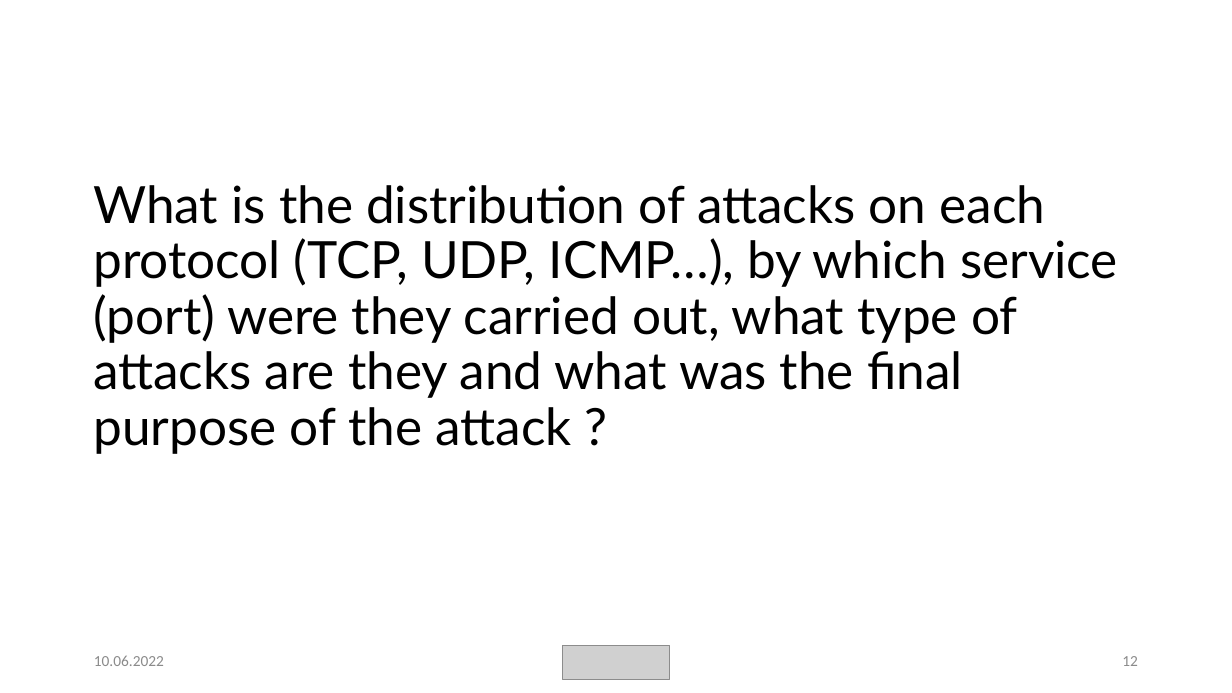
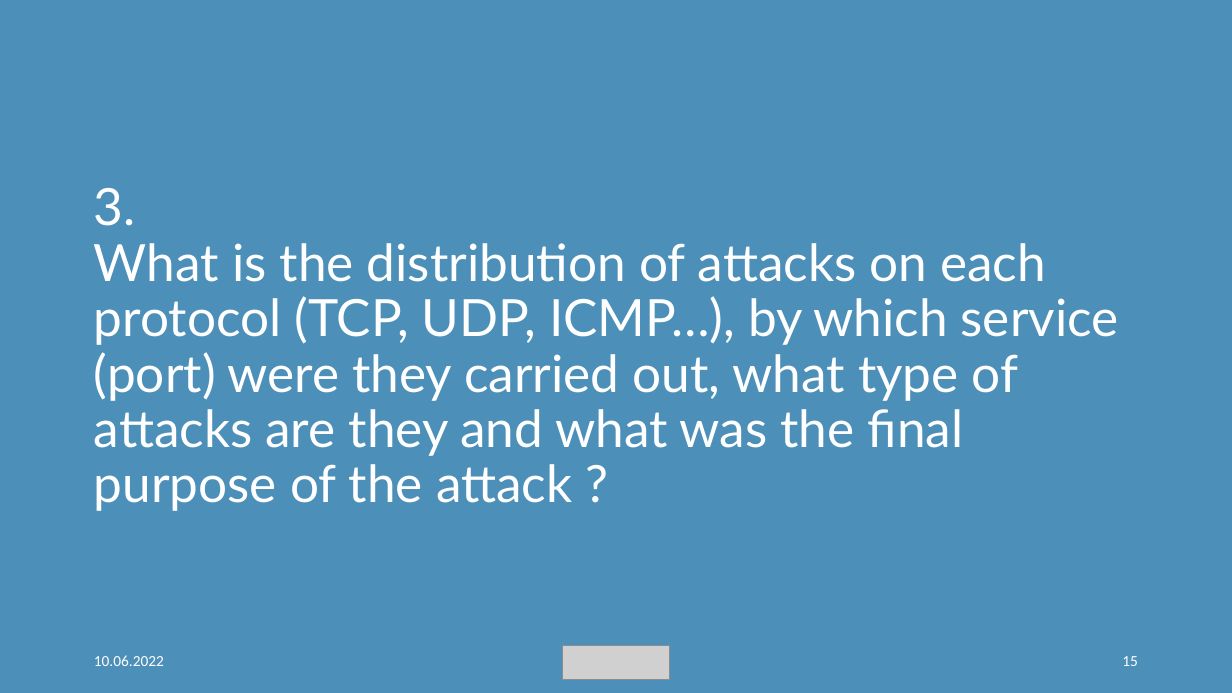
Before and after one commit to weevood/MA-BDA_Project, a slide deck: slide 15 of Documentation/Anomaly-Detection-in-Network-Traffic-with-K-means-Clustering.pptx (slide 12 before the commit). Drawn at 1232x693 pixels with LibreOffice and Linux fonts; fonts in the diff are those of the drawing; grey boxes stand for pictures. Boxes give left, top, right and bottom in pixels: in the first picture for what was removed or moved away, otherwise in the second. Text is boxed around its words. In the diff, an @@ line names an element or a change of style, - is before the commit and + after.

```diff
--- a/Documentation/Anomaly-Detection-in-Network-Traffic-with-K-means-Clustering.pptx
+++ b/Documentation/Anomaly-Detection-in-Network-Traffic-with-K-means-Clustering.pptx
@@ background #FFFFFF to #00609C at 70% opacity @@
@@ title at [94,188,1119,511]: text changed; text colour #000000 to #FFFFFF @@
-What is the distribution of attacks on each protocol (TCP, UDP, ICMP…), by which service (port) were they carried out, what type of attacks are they and what was the final purpose of the attack ?
+3.
+What is the distribution of attacks on each protocol (TCP, UDP, ICMP…), by which service (port) were they carried out, what type of attacks are they and what was the final purpose of the attack ?
@@ text "10.06.2022" at [94,655,164,666]: text colour #8C8C8C to #FFFFFF @@
@@ page number at [1122,656,1138,666]: text changed; text colour #8C8C8C to #FFFFFF @@
-12
+15
```
Also in this commit, not shown: 5 other slides changed, 3 slides added, 1 other file.
